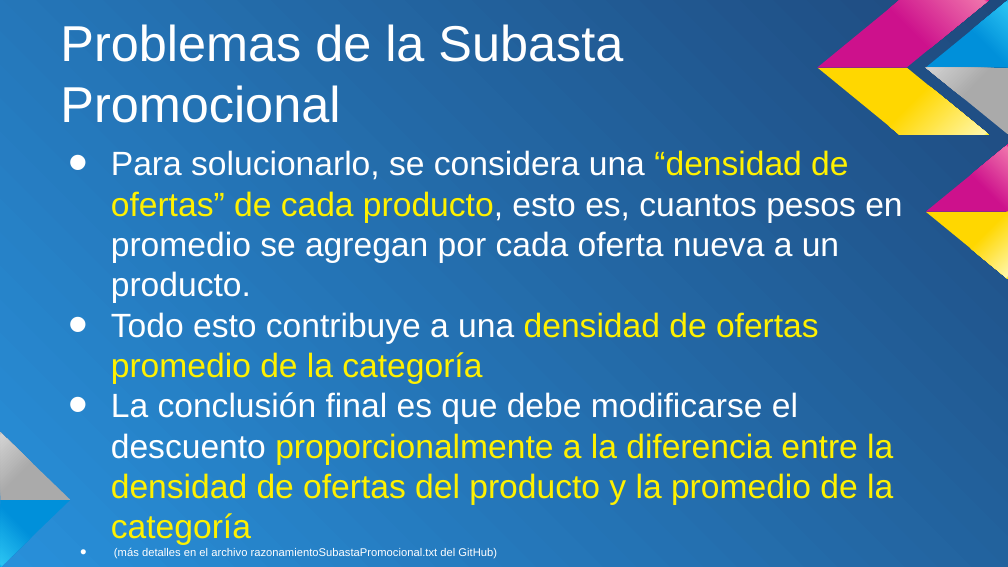
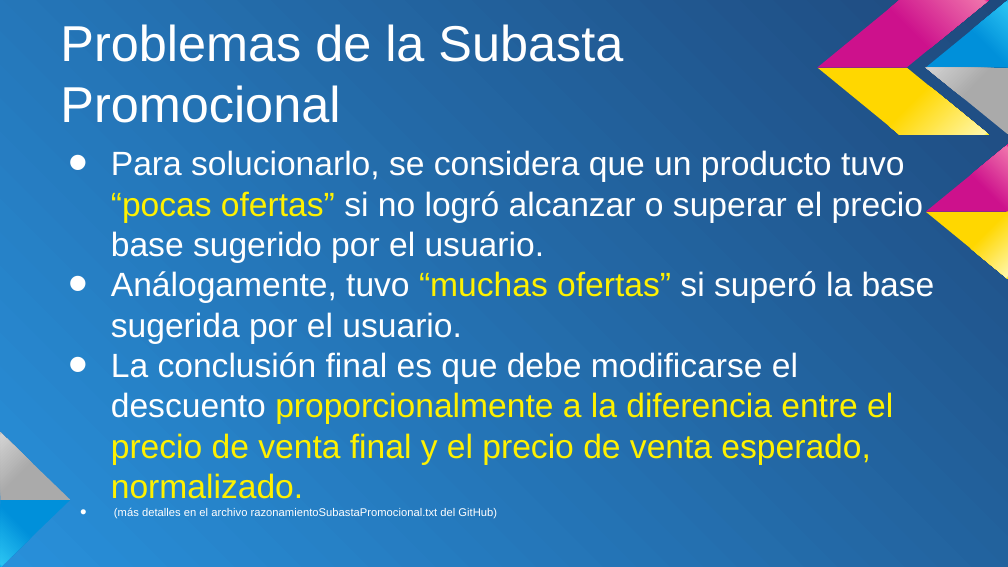
Before and after one commit to S0ulfire84/Subasto-seminario-2do-2013-fiuba, a slide deck: slide 13 of documentacion/Presentacion TP Seminario I - Subasto.pptx. Drawn at 1008x567 pixels with LibreOffice and Linux fonts; fonts in the diff are those of the drawing. Boxes give left, top, right and bottom in pixels: in the first picture for what was removed or moved away, otherwise in the second. Text is boxed around its words. In the diff, an @@ line names an element or a change of style, - is before the commit and + after.

```diff
--- a/documentacion/Presentacion TP Seminario I - Subasto.pptx
+++ b/documentacion/Presentacion TP Seminario I - Subasto.pptx
@@ text at bbox=[111, 150, 935, 499]: text changed @@
-• Para solucionarlo, se considera una “densidad de ofertas” de cada producto, esto es, cuantos pesos en promedio se agregan por cada oferta nueva a un producto.
-• Todo esto contribuye a una densidad de ofertas promedio de la categoría
-• La conclusión final es que debe modificarse el descuento proporcionalmente a la diferencia entre la densidad de ofertas del producto y la promedio de la categoría
+• Para solucionarlo, se considera que un producto tuvo “pocas ofertas” si no logró alcanzar o superar el precio base sugerido por el usuario.
+• Análogamente, tuvo “muchas ofertas” si superó la base sugerida por el usuario.
+• La conclusión final es que debe modificarse el descuento proporcionalmente a la diferencia entre el precio de venta final y el precio de venta esperado, normalizado.
```
Also in this commit, not shown: 2 other slides changed, 31 other files.
